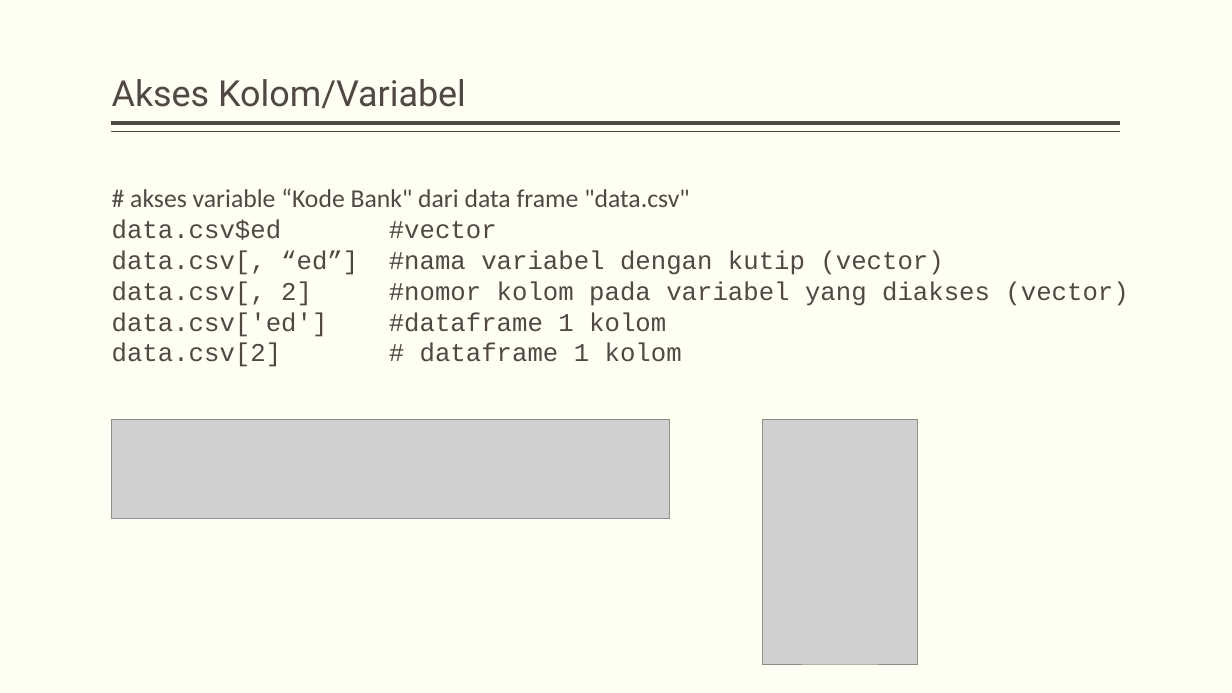
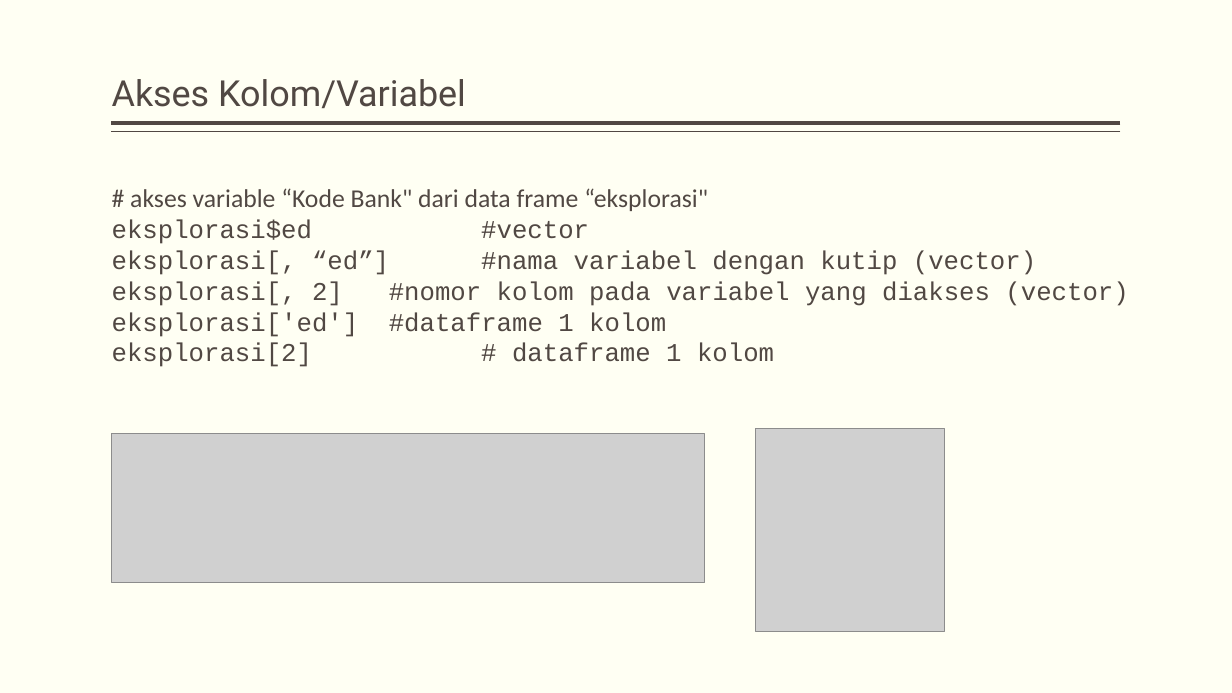
Before and after one commit to dewikiswani/ganesha--R, a slide deck: slide 61 of 201907 -- Pelatihan R ganesha - day1.pptx (slide 60 before the commit). Drawn at 1232x693 pixels with LibreOffice and Linux fonts; fonts in the diff are those of the drawing; grey boxes stand for pictures. Boxes give left, top, right and bottom in pixels: in the first picture for what was removed or moved away, otherwise in the second. Text is boxed around its words. In the diff, an @@ line names an element or a change of style, - is before the commit and + after.

```diff
--- a/201907 -- Pelatihan R ganesha - day1.pptx
+++ b/201907 -- Pelatihan R ganesha - day1.pptx
@@ text at <box>112,188,1128,367</box>: text changed @@
-# akses variable “Kode Bank" dari data frame "data.csv"
-data.csv$ed #vector
-data.csv[, “ed”] #nama variabel dengan kutip (vector)
-data.csv[, 2] #nomor kolom pada variabel yang diakses (vector)
-data.csv['ed'] #dataframe 1 kolom
-data.csv[2] # dataframe 1 kolom
+# akses variable “Kode Bank" dari data frame “eksplorasi"
+eksplorasi$ed #vector
+eksplorasi[, “ed”] #nama variabel dengan kutip (vector)
+eksplorasi[, 2] #nomor kolom pada variabel yang diakses (vector)
+eksplorasi['ed'] #dataframe 1 kolom
+eksplorasi[2] # dataframe 1 kolom
@@ picture removed at <box>112,420,670,518</box> @@
@@ picture added at <box>112,434,705,583</box> @@
@@ picture: place and size @@
-picture at <box>763,420,918,665</box>
+picture at <box>756,429,945,632</box>
```
Also in this commit, not shown: 52 other slides changed, 3 slides added.
